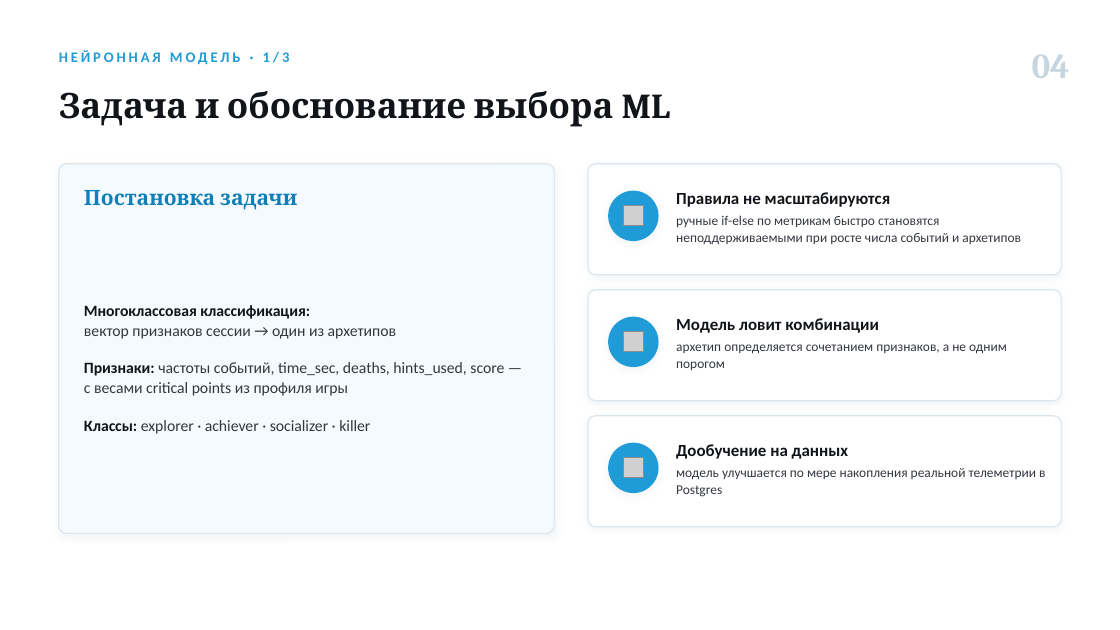
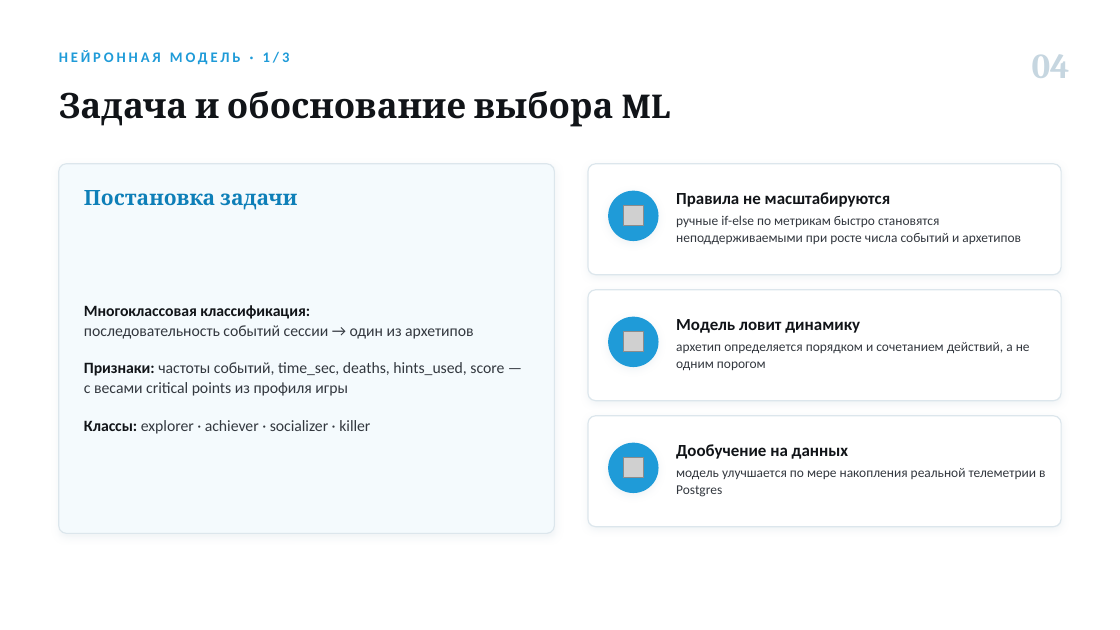
Before and after one commit to Antizi/diplom-Game_Plugs_Ai, a slide deck: slide 5 of presentations/Изотов_ВКР_нейросетевая-модель.pptx. Drawn at 1120x630 pixels with LibreOffice and Linux fonts; fonts in the diff are those of the drawing; grey boxes stand for pictures. Boxes give left, top, right and bottom in pixels: in the first picture for what was removed or moved away, otherwise in the second. Text is boxed around its words. In the diff, an @@ line names an element or a change of style, - is before the commit and + after.

```diff
--- a/presentations/Изотов_ВКР_нейросетевая-модель.pptx
+++ b/presentations/Изотов_ВКР_нейросетевая-модель.pptx
@@ text at [84,325,473,339]: text changed @@
-вектор признаков сессии → один из архетипов
+последовательность событий сессии → один из архетипов
@@ text at [676,319,860,333]: text changed @@
-Модель ловит комбинации
+Модель ловит динамику
@@ text at [676,342,1030,370]: text changed @@
-архетип определяется сочетанием признаков, а не одним порогом
+архетип определяется порядком и сочетанием действий, а не одним порогом
```
Also in this commit, not shown: 8 other slides changed, 6 other files.
